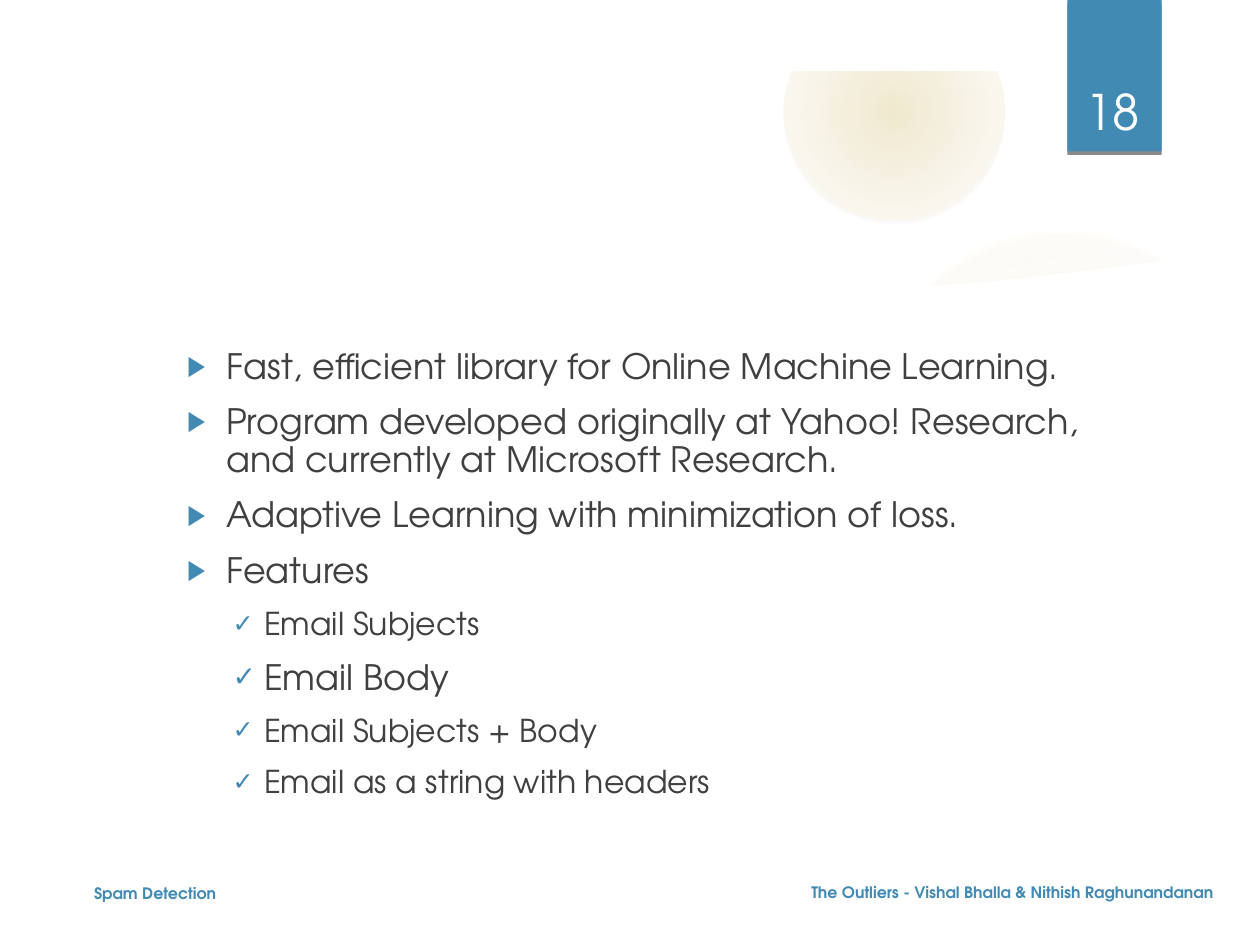
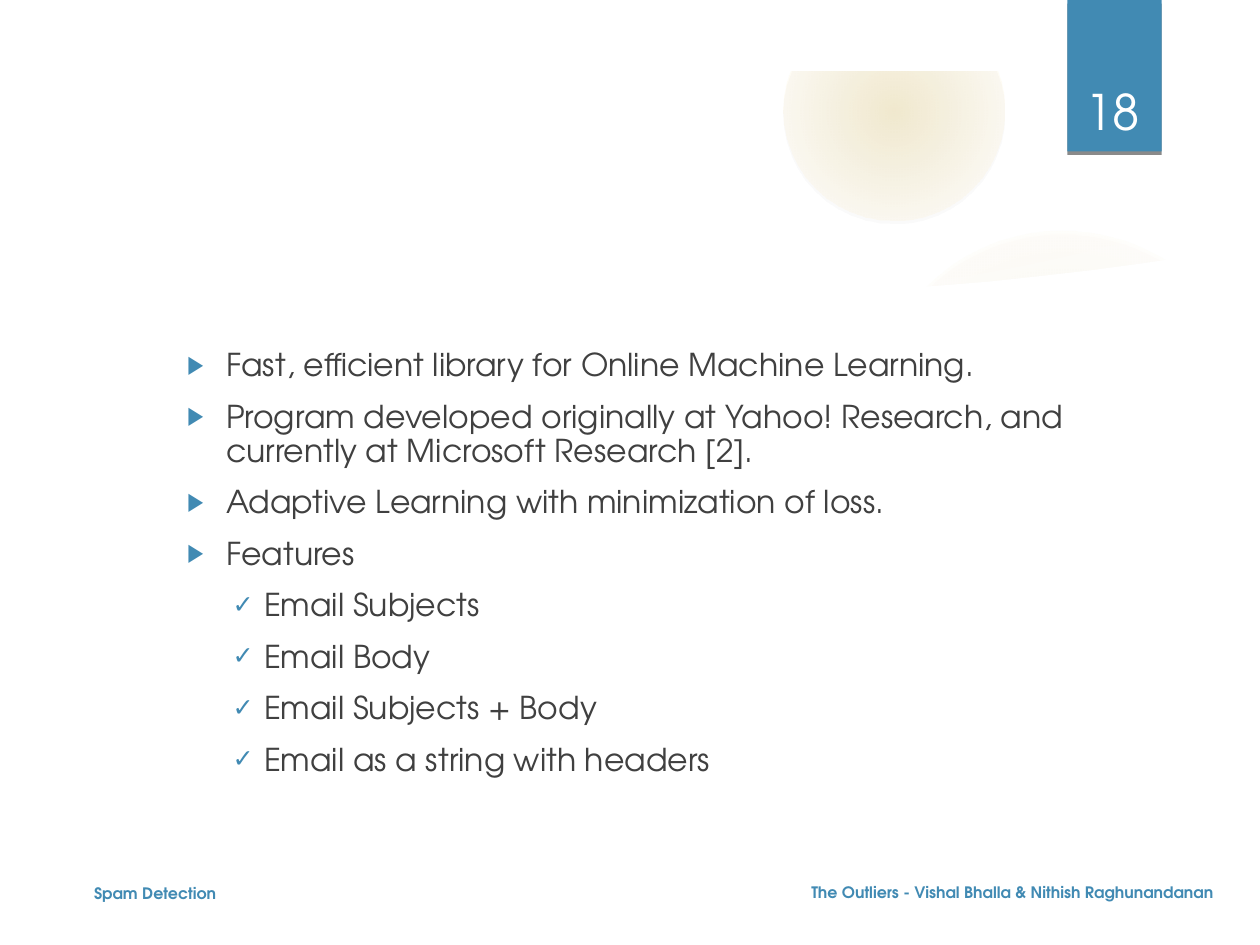
Before and after one commit to nehgu/Anomaly-Detection, a slide deck: slide 18 of Challenges/Spam Filtering Challenge 4/Ppt - Spam Detection Challenge-4.odp. Drawn at 1260x945 pixels with LibreOffice and Linux fonts; fonts in the diff are those of the drawing; background and template pictures are left out. Boxes give left, top, right and bottom in pixels: in the first picture for what was removed or moved away, otherwise in the second. Text is boxed around its words. In the diff, an @@ line names an element or a change of style, - is before the commit and + after.

Commit message:
Updated Ppt with formating & description of features.

```diff
--- a/Challenges/Spam Filtering Challenge 4/Ppt - Spam Detection Challenge-4.odp
+++ b/Challenges/Spam Filtering Challenge 4/Ppt - Spam Detection Challenge-4.odp
@@ text at (226, 352, 974, 674): size 20 to 18 pt in "Fast, efficient library for Online Machine Learning.", "Adaptive Learning with minimization of loss.", "Features", "Email Body" @@
@@ text at (226, 404, 1063, 469): text changed; size 20 to 18 pt @@
-  ▶ Program developed originally at Yahoo! Research, and currently at Microsoft Research.
+  ▶ Program developed originally at Yahoo! Research, and currently at Microsoft Research [2].
```
Also in this commit, not shown: 11 other slides changed, 1 slide added.
